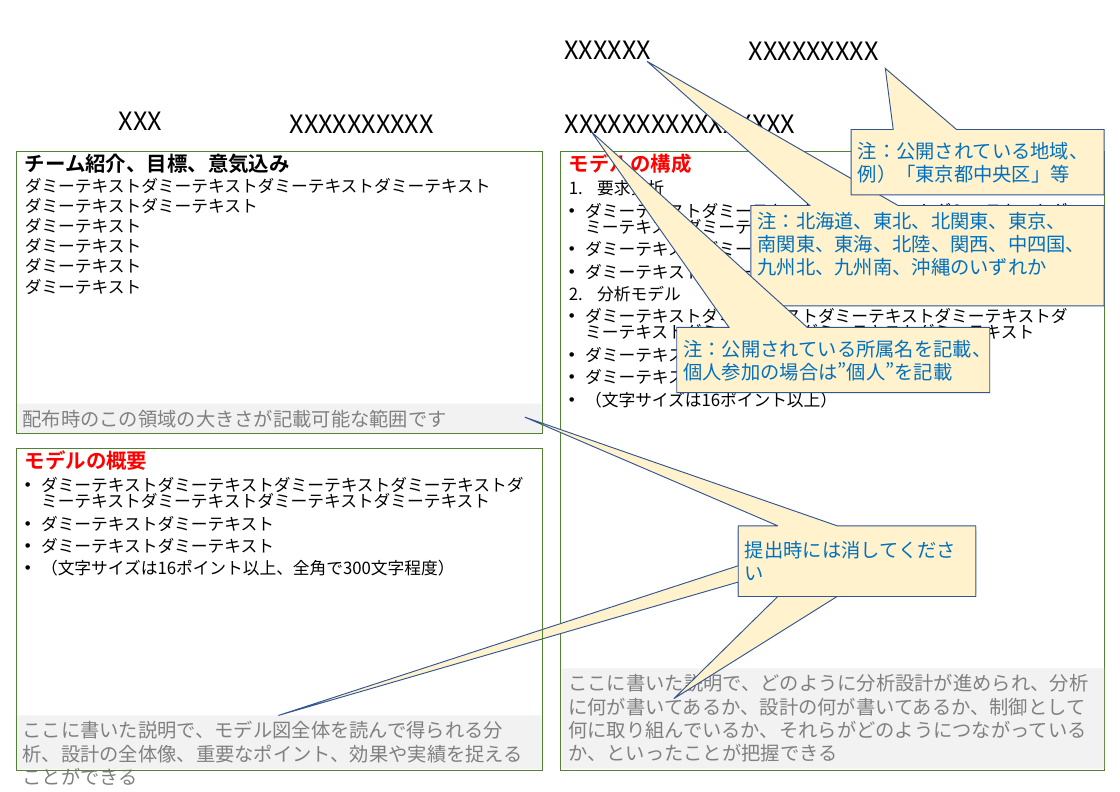
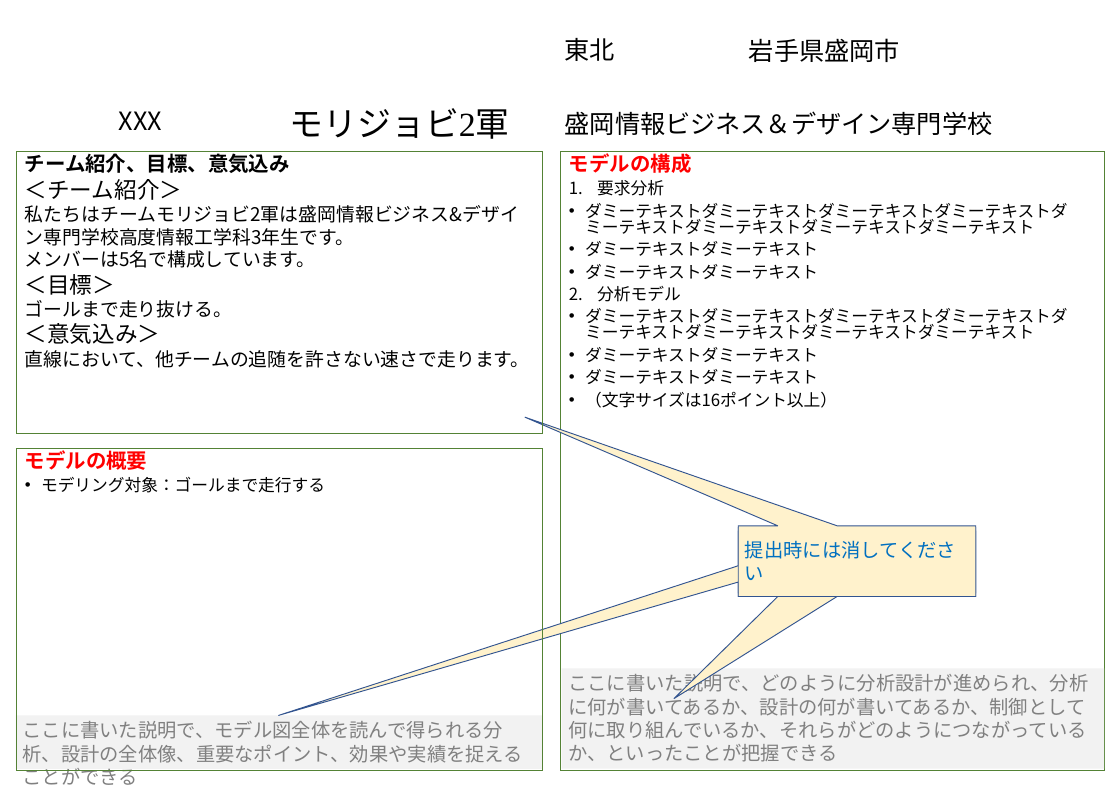
Before and after one commit to ishiki11/robot_b-team, a slide deck: slide 1 of model_file_template_primary.pptx. Drawn at 1120x792 pixels with LibreOffice and Linux fonts; fonts in the diff are those of the drawing; background and template pictures are left out. Boxes give left, top, right and bottom in pixels: in the first picture for what was removed or moved away, otherwise in the second. Text is boxed around its words. In the diff, an @@ line names an element or a change of style, - is before the commit and + after.

Commit message:
パワポ修正

```diff
--- a/model_file_template_primary.pptx
+++ b/model_file_template_primary.pptx
@@ text at (565, 38, 615, 61): text changed @@
-XXXXXX
+東北
@@ text at (749, 38, 900, 62): text changed @@
-XXXXXXXXX
+岩手県盛岡市
@@ text at (290, 108, 510, 139): text changed; size 26.7 to 36 pt; font Noto Sans CJK JP to Times New Roman @@
-XXXXXXXXXX
+モリジョビ2軍
@@ text at (565, 111, 993, 135): text changed @@
-XXXXXXXXXXXXXXXX
+盛岡情報ビジネス＆デザイン専門学校
@@ speech box removed at (851, 129, 1104, 194) @@
-注：公開されている地域、
-例）「東京都中央区」等
@@ text in rectangle at (25, 179, 530, 368): text changed; size 17.8 to 20 pt @@
-ダミーテキストダミーテキストダミーテキストダミーテキスト
-ダミーテキストダミーテキスト
-ダミーテキスト
-ダミーテキスト
-ダミーテキスト
-ダミーテキスト
+＜チーム紹介＞
+私たちはチームモリジョビ2軍は盛岡情報ビジネス&デザイ
+ン専門学校高度情報工学科3年生です。
+メンバーは5名で構成しています。
+＜目標＞
+ゴールまで走り抜ける。
+＜意気込み＞
+直線において、他チームの追随を許さない速さで走ります。
@@ speech box removed at (751, 205, 1104, 306) @@
-注：北海道、東北、北関東、東京、
-南関東、東海、北陸、関西、中四国、
-九州北、九州南、沖縄のいずれか
@@ speech box removed at (677, 327, 990, 392) @@
-注：公開されている所属名を記載、個人参加の場合は”個人”を記載
@@ rectangle removed at (16, 404, 542, 434) @@
-配布時のこの領域の大きさが記載可能な範囲です
@@ text in rectangle at (41, 477, 325, 493): text changed @@
-• ダミーテキストダミーテキストダミーテキストダミーテキストダミーテキストダミーテキストダミーテキストダミーテキスト
-• ダミーテキストダミーテキスト
-• ダミーテキストダミーテキスト
-• （文字サイズは16ポイント以上、全角で300文字程度）
+• モデリング対象：ゴールまで走行する
```
